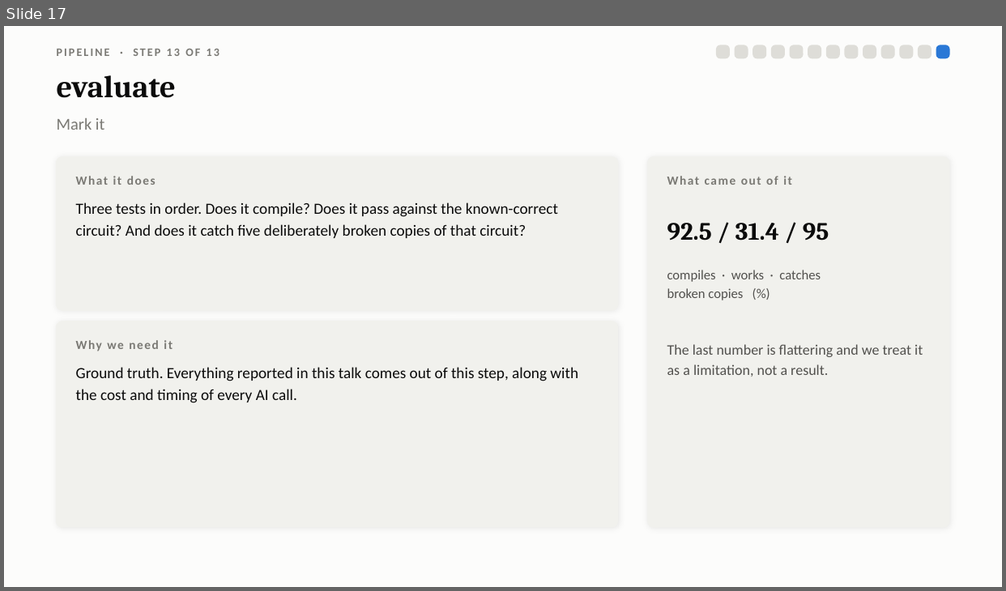
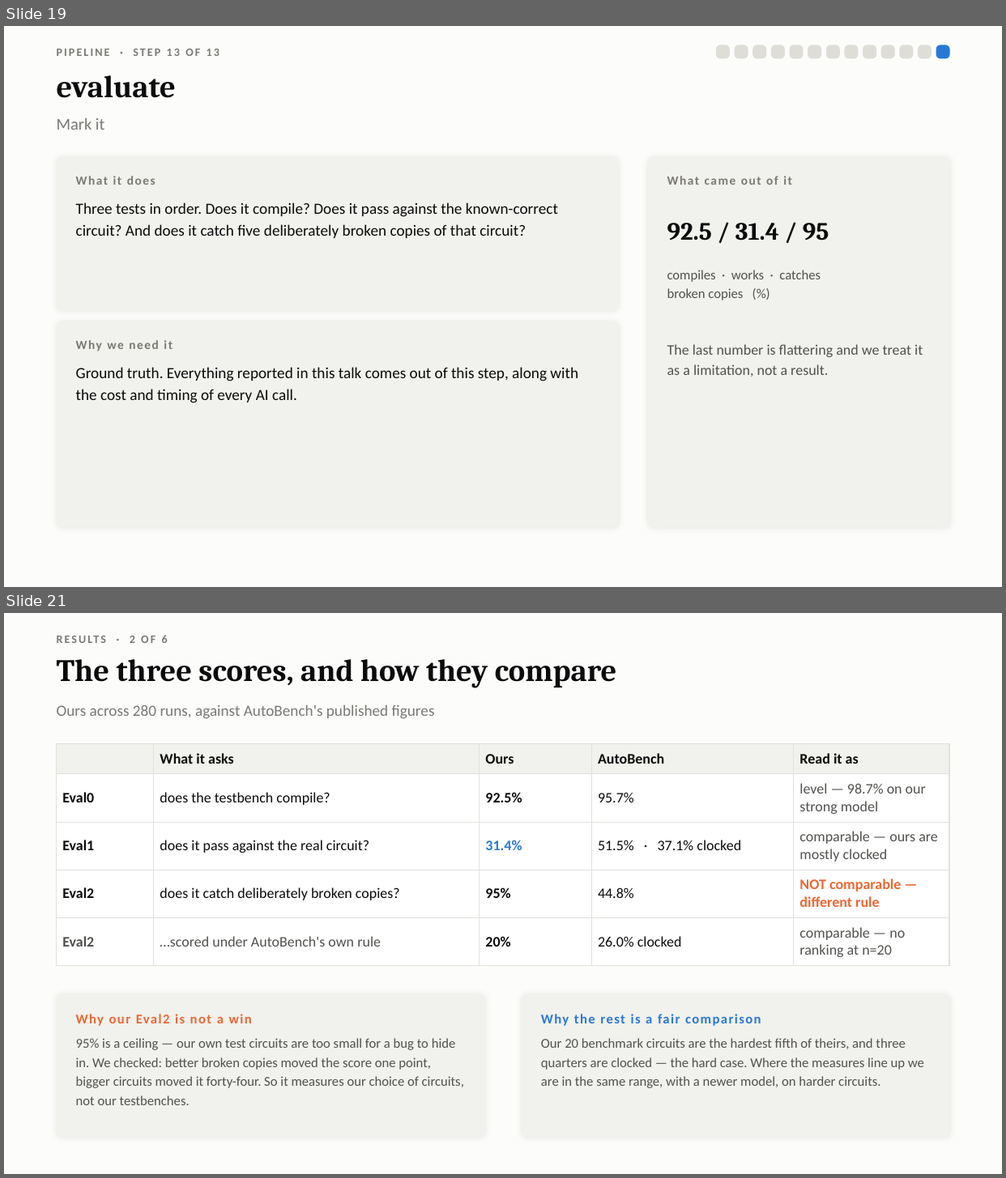
Before and after one commit to Sawaiz-zip/agentic-verilog-testbench, a slide deck: docs/presentation.pptx. Shown one above the other, each under a label of ours: slide 17 before the commit, slides 19 and 21 after it; the slides between them are not shown. The pictures are 1006x591 and 1006x1178 pixels, drawn with LibreOffice and Linux fonts; fonts in the diff are those of the drawing. Boxes give left, top, right and bottom in pixels: in the first picture for what was removed or moved away, otherwise in the second. Text is boxed around its words. In the diff, an @@ line names an element or a change of style, - is before the commit and + after.

```diff
--- a/docs/presentation.pptx
+++ b/docs/presentation.pptx
@@ slide 21 added at (x1=4, y1=613, x2=1002, y2=1174), background #FCFCFB @@
@@ text added at (x1=130, y1=635, x2=168, y2=643), 11 pt, text #7A7974, bold @@
+RESULTS · 2 OF 6
@@ text added at (x1=57, y1=659, x2=617, y2=688), 30 pt, text #0B0B0B, bold @@
+The three scores, and how they compare
@@ text added at (x1=57, y1=705, x2=435, y2=718), 15 pt, text #7A7974 @@
+Ours across 280 runs, against AutoBench's published figures
@@ table added at (x1=57, y1=744, x2=949, y2=960), 5 rows, 5 columns @@
+ | What it asks | Ours | AutoBench | Read it as
+Eval0 | does the testbench compile? | 92.5% | 95.7% | level — 98.7% on our strong model
+Eval1 | does it pass against the real circuit? | 31.4% | 51.5% · 37.1% clocked | comparable — ours are mostly clocked
+Eval2 | does it catch deliberately broken copies? | 95% | 44.8% | NOT comparable — different rule
+Eval2 | …scored under AutoBench's own rule | 20% | 26.0% clocked | comparable — no ranking at n=20
@@ rounded rectangle added at (x1=57, y1=995, x2=484, y2=1137), fill #F1F1ED, outline #F1F1ED 1 pt @@
@@ rounded rectangle added at (x1=522, y1=995, x2=949, y2=1137), fill #F1F1ED, outline #F1F1ED 1 pt @@
@@ text added at (x1=76, y1=1014, x2=252, y2=1026), 13 pt, text #EB6834, bold @@
+Why our Eval2 is not a win
@@ text added at (x1=541, y1=1014, x2=761, y2=1026), 13 pt, text #2A78D6, bold @@
+Why the rest is a fair comparison
@@ text added at (x1=76, y1=1038, x2=464, y2=1105), 13 pt, text #52514E @@
+95% is a ceiling — our own test circuits are too small for a bug to hide in. We checked: better broken copies moved the score one point, bigger circuits moved it forty-four. So it measures our choice of circuits, not our testbenches.
@@ text added at (x1=541, y1=1038, x2=924, y2=1088), 13 pt, text #52514E @@
+Our 20 benchmark circuits are the hardest fifth of theirs, and three quarters are clocked — the hard case. Where the measures line up we are in the same range, with a newer model, on harder circuits.
@@ what was slide 17 is now slide 19 @@
```
Also in this commit, not shown: 1 slide changed, 7 other slides added, 4 slides removed, 1 other file.
